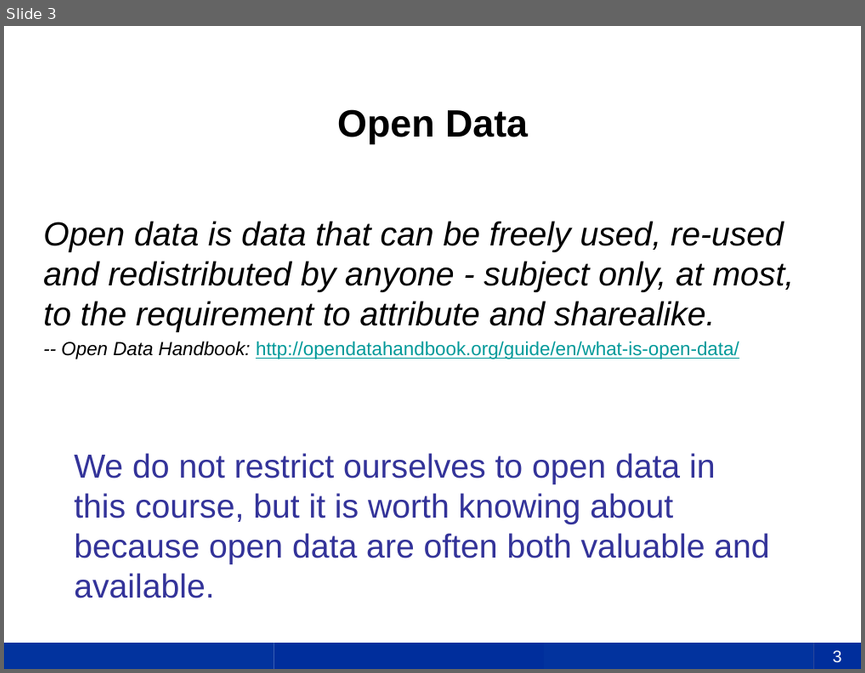
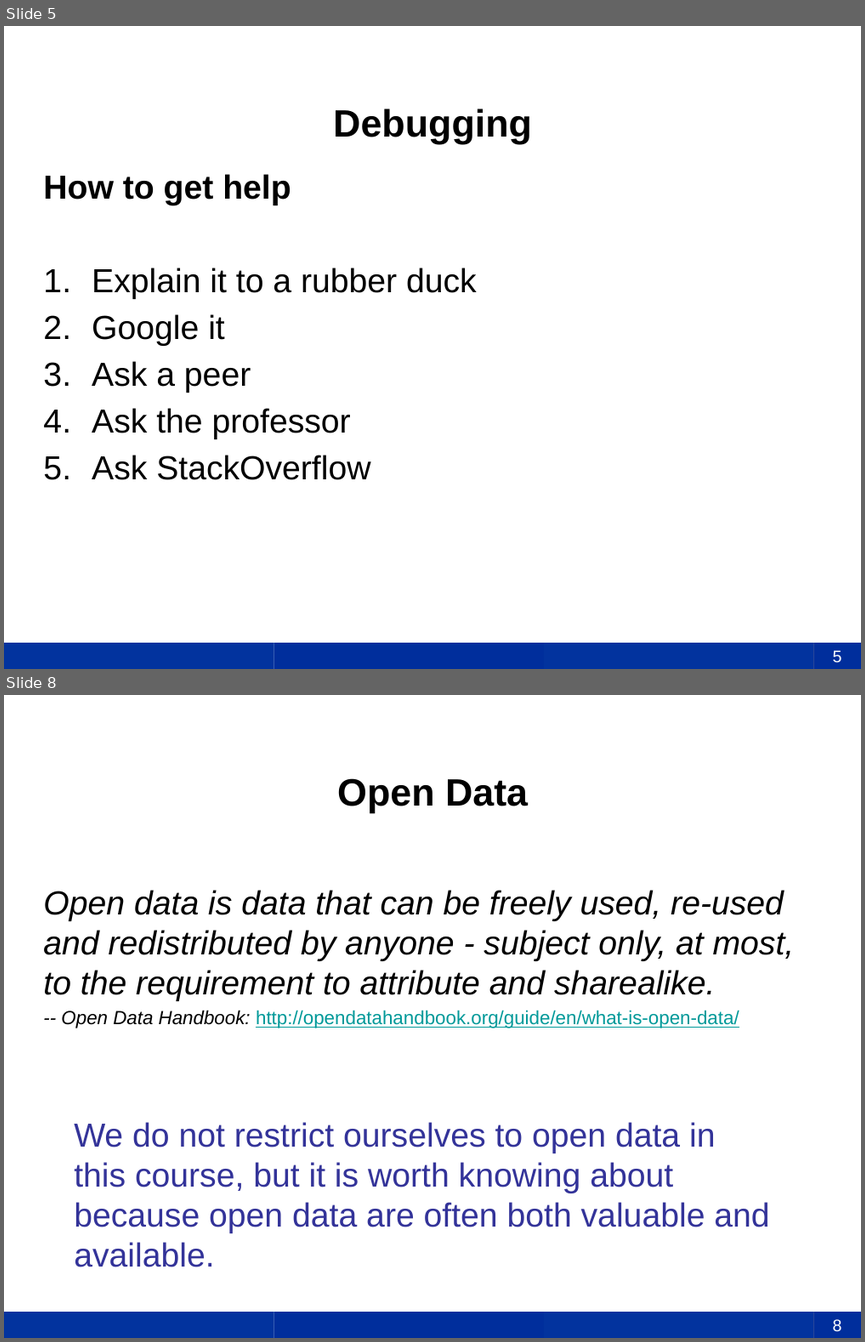
Before and after one commit to uky-transport-data-science/ce599, a slide deck: 08-Resources/8-Resources.pptx. Shown one above the other, each under a label of ours: slide 3 before the commit, slides 5 and 8 after it; the slides between them are not shown. The pictures are 865x673 and 865x1342 pixels, drawn with LibreOffice and Linux fonts; fonts in the diff are those of the drawing; background and template pictures are left out. Boxes give left, top, right and bottom in pixels: in the first picture for what was removed or moved away, otherwise in the second. Text is boxed around its words. In the diff, an @@ line names an element or a change of style, - is before the commit and + after.

Commit message:
More info on debugging.

```diff
--- a/08-Resources/8-Resources.pptx
+++ b/08-Resources/8-Resources.pptx
@@ slide 5 added at box(4, 26, 861, 669), background #FFFFFF; not listed: 4 template elements that a slide beside it also shows @@
@@ title added at box(333, 108, 532, 144), 32 pt, text #000000, bold @@
+Debugging
@@ text added at box(43, 174, 477, 480), 28 pt, text #000000 @@
+How to get help
+1. Explain it to a rubber duck
+2. Google it
+3. Ask a peer
+4. Ask the professor
+5. Ask StackOverflow
@@ page number added at box(814, 642, 861, 669), fill #002E9C, 14 pt, text #FFFFFF @@
+5
@@ what was slide 3 is now slide 8 @@
@@ page number at box(833, 1319, 842, 1332): text changed @@
-3
+8
```
Also in this commit, not shown: 2 slides changed, 4 other slides added, 1 other file.
